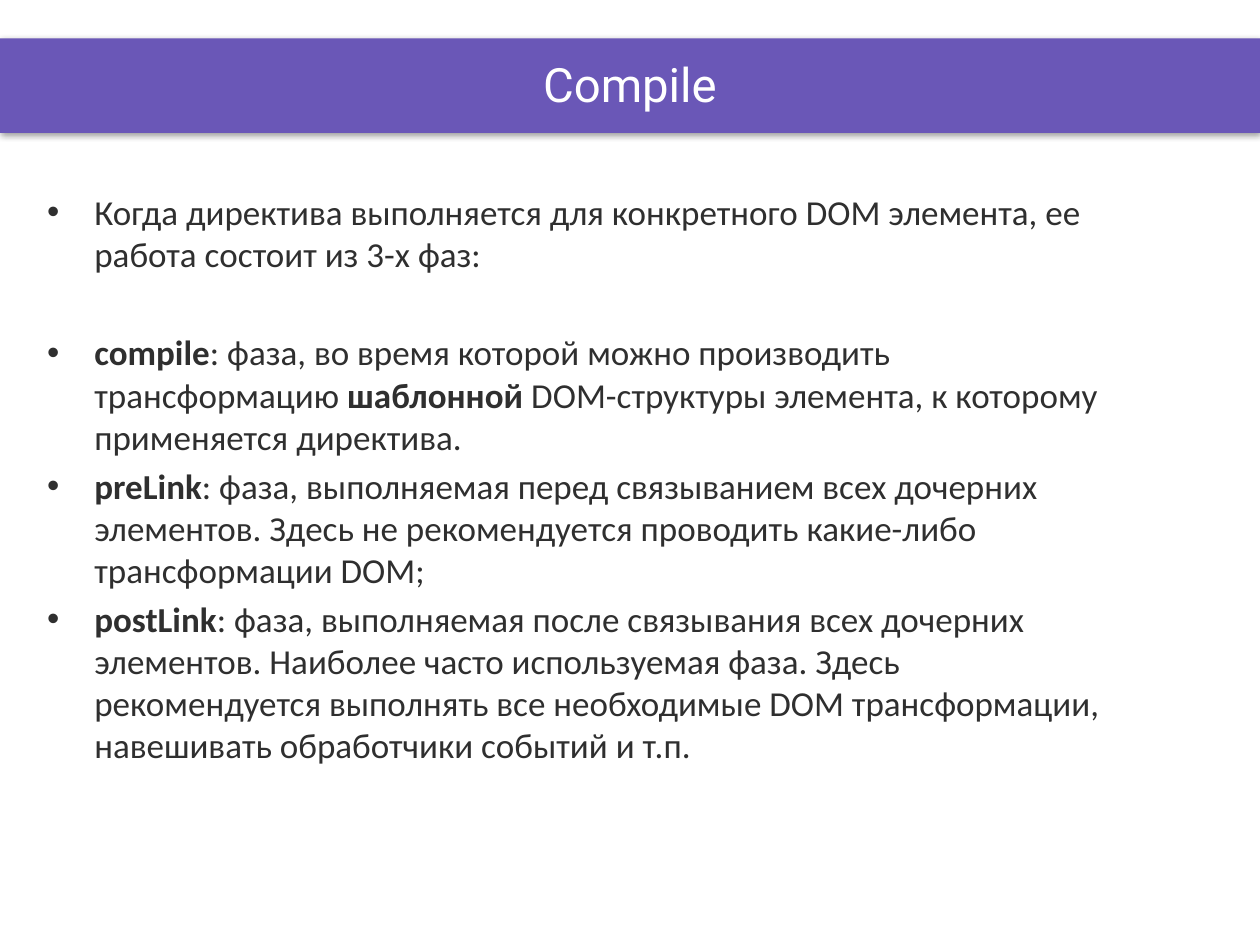
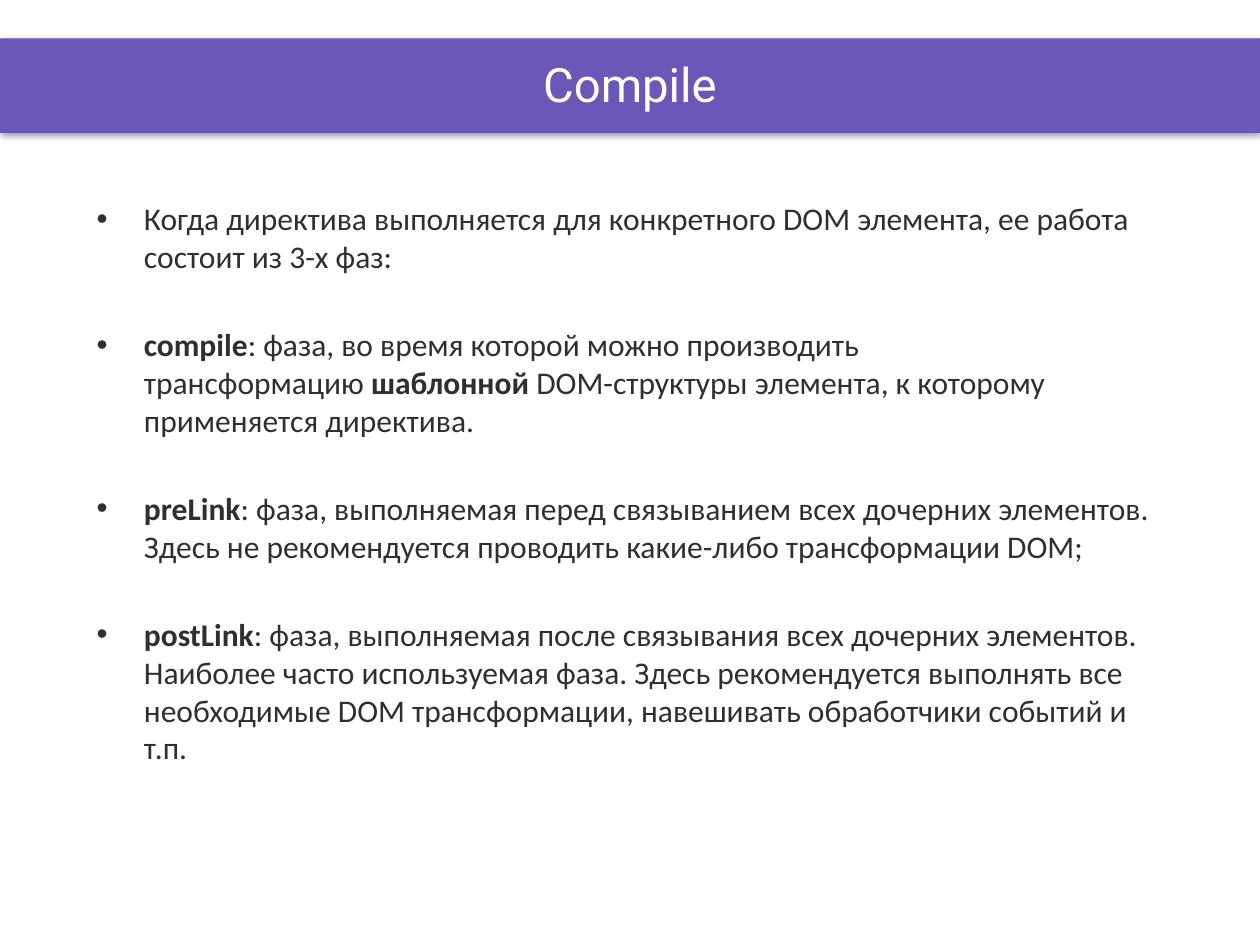
Before and after one commit to DinamickaDevelopment/ignite, a slide deck: slide 4 of AngularJS/lesson_18/Presentation/directives_2.pptx. Drawn at 1260x945 pixels with LibreOffice and Linux fonts; fonts in the diff are those of the drawing; background and template pictures are left out. Boxes give left, top, right and bottom in pixels: in the first picture for what was removed or moved away, otherwise in the second. Text is boxed around its words. In the diff, an @@ line names an element or a change of style, - is before the commit and + after.

```diff
--- a/AngularJS/lesson_18/Presentation/directives_2.pptx
+++ b/AngularJS/lesson_18/Presentation/directives_2.pptx
@@ text "Когда директива выполняется для конкретного ..." moved from (x1=94, y1=202, x2=1099, y2=764) to (x1=144, y1=208, x2=1148, y2=759) @@
@@ text "Когда директива выполняется для конкретного ..." at (x1=144, y1=208, x2=1148, y2=759): size 20 to 18 pt @@
```
Also in this commit, not shown: 4 other slides changed, 11 other files.
